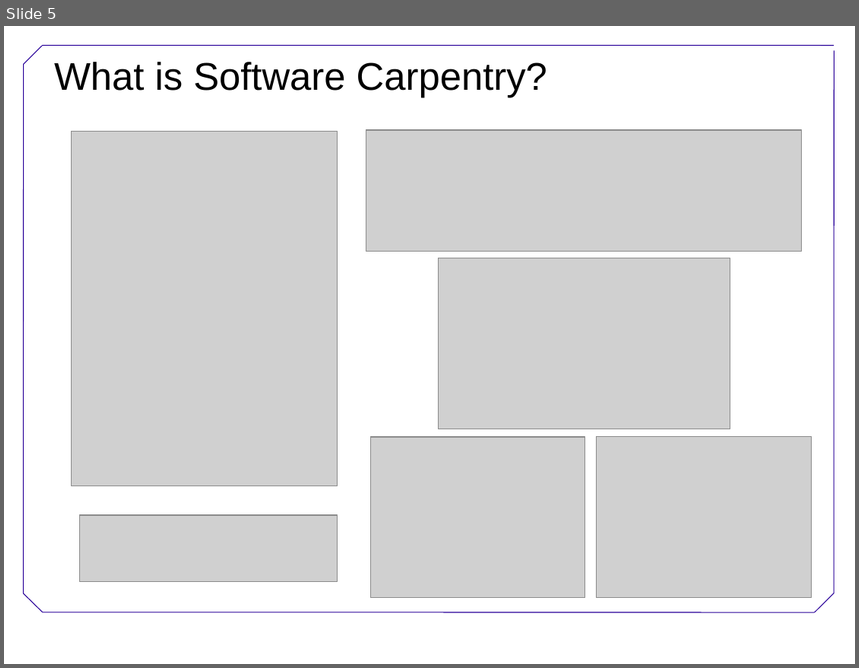
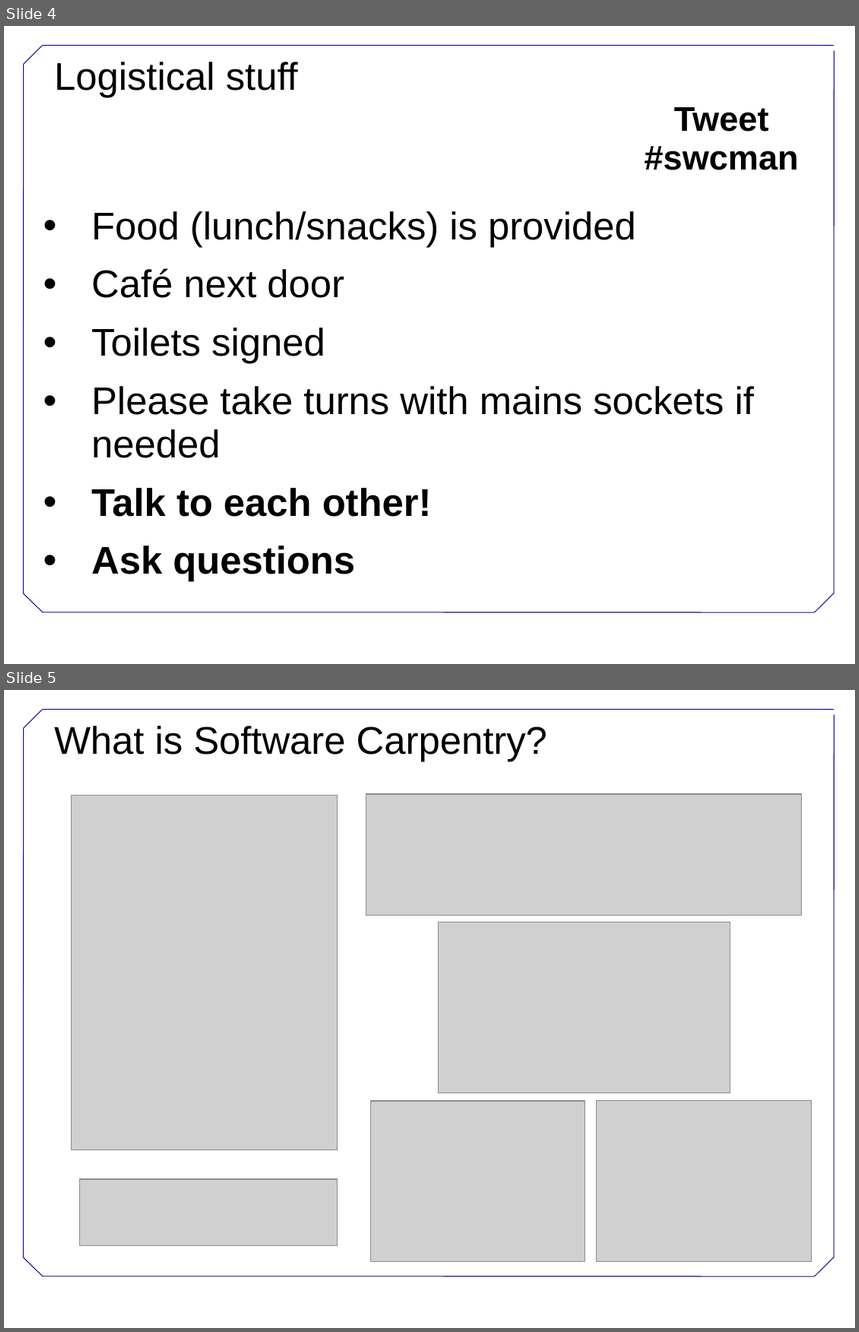
Before and after one commit to swcarpentry/DEPRECATED-boot-camps, a slide deck: Welcome.ppt. Shown one above the other, each under a label of ours: slide 5 before the commit, slides 4 and 5 after it. The pictures are 859x668 and 859x1332 pixels, drawn with LibreOffice and Linux fonts; fonts in the diff are those of the drawing; grey boxes stand for pictures; background and template pictures are left out. Boxes give left, top, right and bottom in pixels: in the first picture for what was removed or moved away, otherwise in the second. Text is boxed around its words. In the diff, an @@ line names an element or a change of style, - is before the commit and + after.

```diff
--- a/Welcome.ppt
+++ b/Welcome.ppt
@@ slide 4 added at [4,26,855,664], background #FFFFFF; not listed: 8 template elements that a slide beside it also shows @@
@@ title added at [54,62,298,97], 36 pt, text #000000 @@
+Logistical stuff
@@ text added at [645,107,799,170], 32 pt, text #000000, bold @@
+Tweet #swcman
@@ text added at [91,211,754,582], 36 pt, text #000000 @@
+• Food (lunch/snacks) is provided
+• Café next door
+• Toilets signed
+• Please take turns with mains sockets if needed
+• Talk to each other!
+• Ask questions
```
Also in this commit, not shown: 3 slides changed, 1 other slide added, 2 slides removed, 1 other file.
